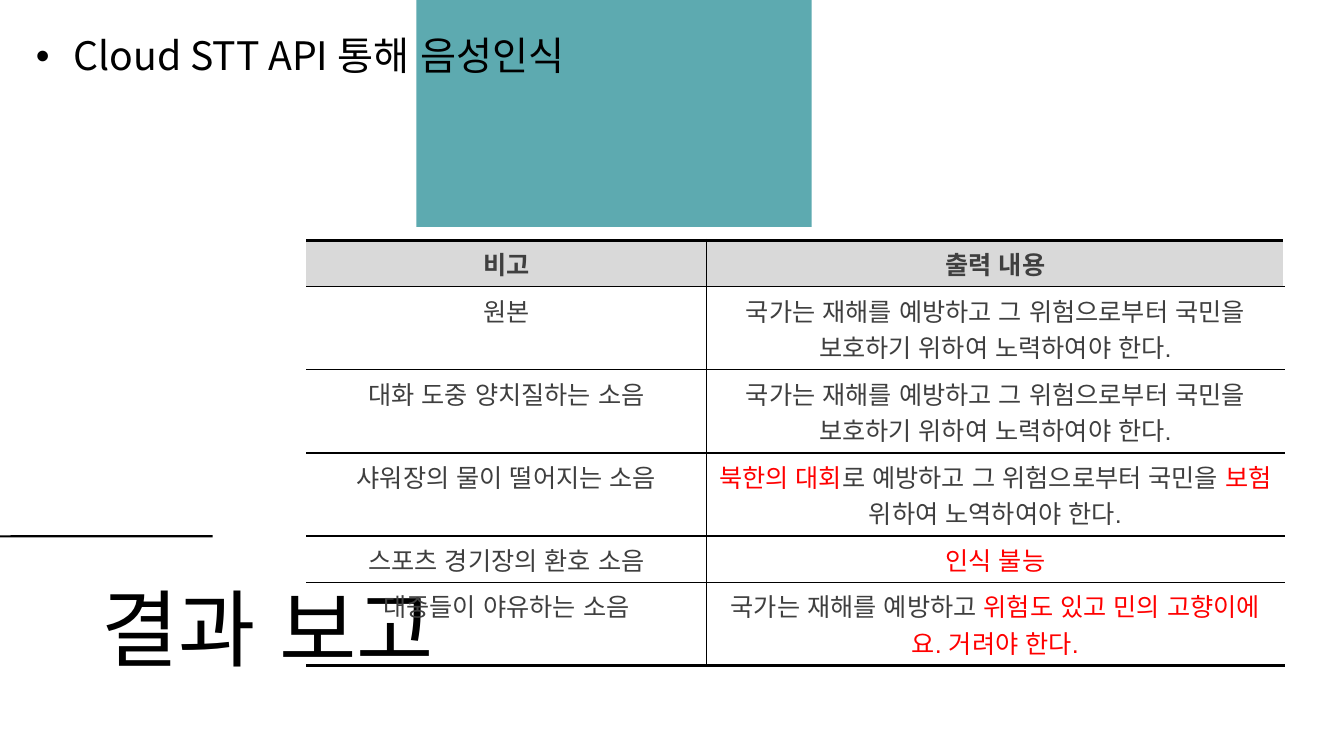
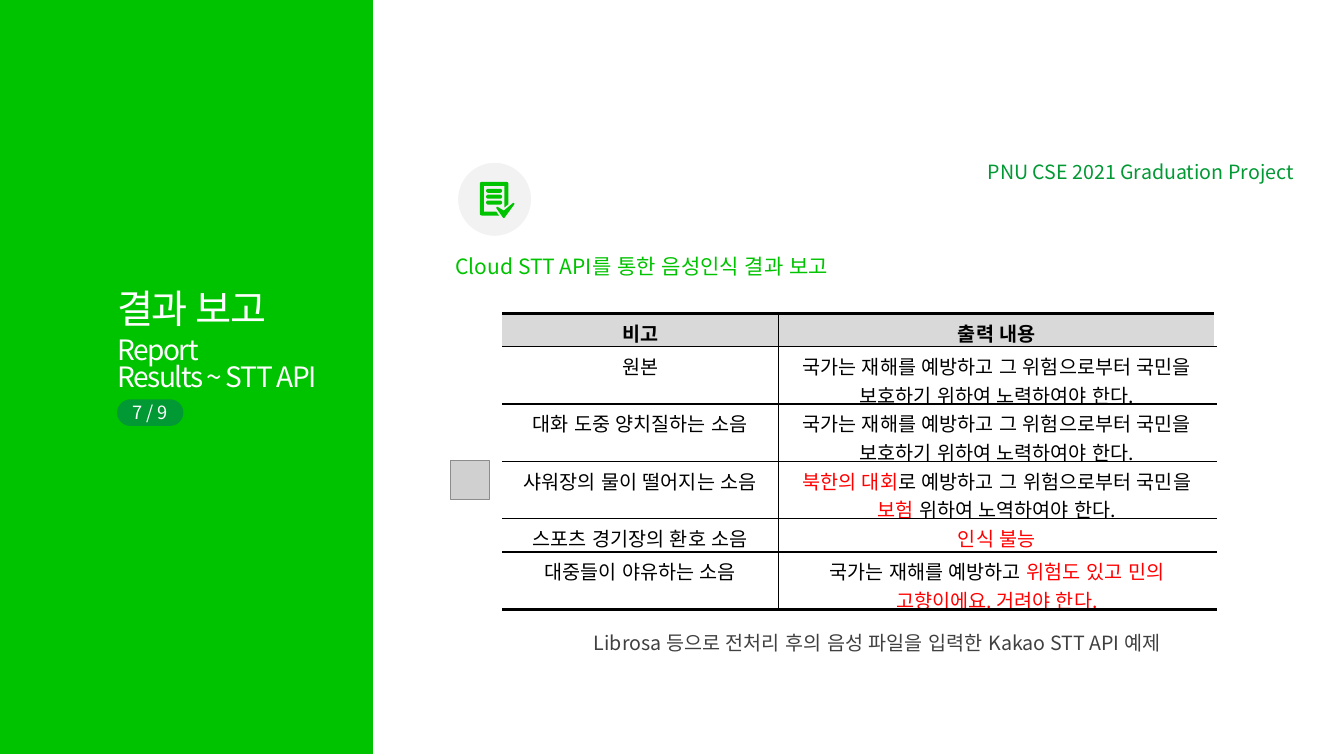
Before and after one commit to TeamPhoneticCode/Report, a slide deck: slide 8 of 2021_졸업과제_1번째_진행보고.pptx (slide 7 before the commit). Drawn at 1344x756 pixels with LibreOffice and Linux fonts; fonts in the diff are those of the drawing; grey boxes stand for pictures. Boxes give left, top, right and bottom in pixels: in the first picture for what was removed or moved away, otherwise in the second. Text is boxed around its words. In the diff, an @@ line names an element or a change of style, - is before the commit and + after.

```diff
--- a/2021_졸업과제_1번째_진행보고.pptx
+++ b/2021_졸업과제_1번째_진행보고.pptx
@@ rectangle added at (0,0,373,754), fill #00C300 @@
@@ rectangle removed at (416,0,812,227) @@
@@ text removed at (74,37,564,73) @@
-• Cloud STT API 통해 음성인식
@@ text added at (988,163,1293,184), 14 pt, text #009933 @@
+PNU CSE 2021 Graduation Project
@@ group added at (457,161,532,237): 5 freeform shapes, 1 ellipse @@
@@ text added at (456,256,828,276), 15 pt, text #00C300 @@
+Cloud STT API를 통한 음성인식 결과 보고
@@ text "결과 보고": place and size @@
-text "결과 보고" at (101,582,434,667)
+text "결과 보고" at (117,290,267,326)
@@ text "결과 보고" at (117,290,267,326): size 60 to 28 pt, font Noto Sans CJK SC to Noto Sans CJK KR, text colour #000000 to #FFFFFF, letter spacing -1.5 to -1 pt, bold off; line spacing 0.9 to 0.8; vertical alignment bottom to top @@
@@ table at (502,314,1215,615) @@
@@ size 18 to 14 pt, font Arial to Noto Sans CJK KR @@
@@ text colour #3F3F3F to #000000 in "비고", "출력 내용", "원본", "국가는 재해를 예방하고 그 위험으로부터 국민을 보호하기 ..." and 7 more places @@
@@ table: place and size @@
-table at (307,240,1286,659)
+table at (502,314,1215,615)
@@ text added at (117,339,316,388), 20 pt, text #FFFFFF @@
+Report
+Results ~ STT API
@@ rounded rectangle added at (117,399,184,425), fill #009933 @@
@@ text added at (133,405,168,420), 13 pt, text #FFFFFF @@
+7 / 9
@@ picture added at (451,461,489,499) @@
@@ line removed from (213, 536) to (0, 536) @@
@@ text added at (594,633,1160,652), 14 pt, text #404040 @@
+Librosa 등으로 전처리 후의 음성 파일을 입력한 Kakao STT API 예제
```
Also in this commit, not shown: 8 other slides changed, 2 slides added, 2 slides removed.
